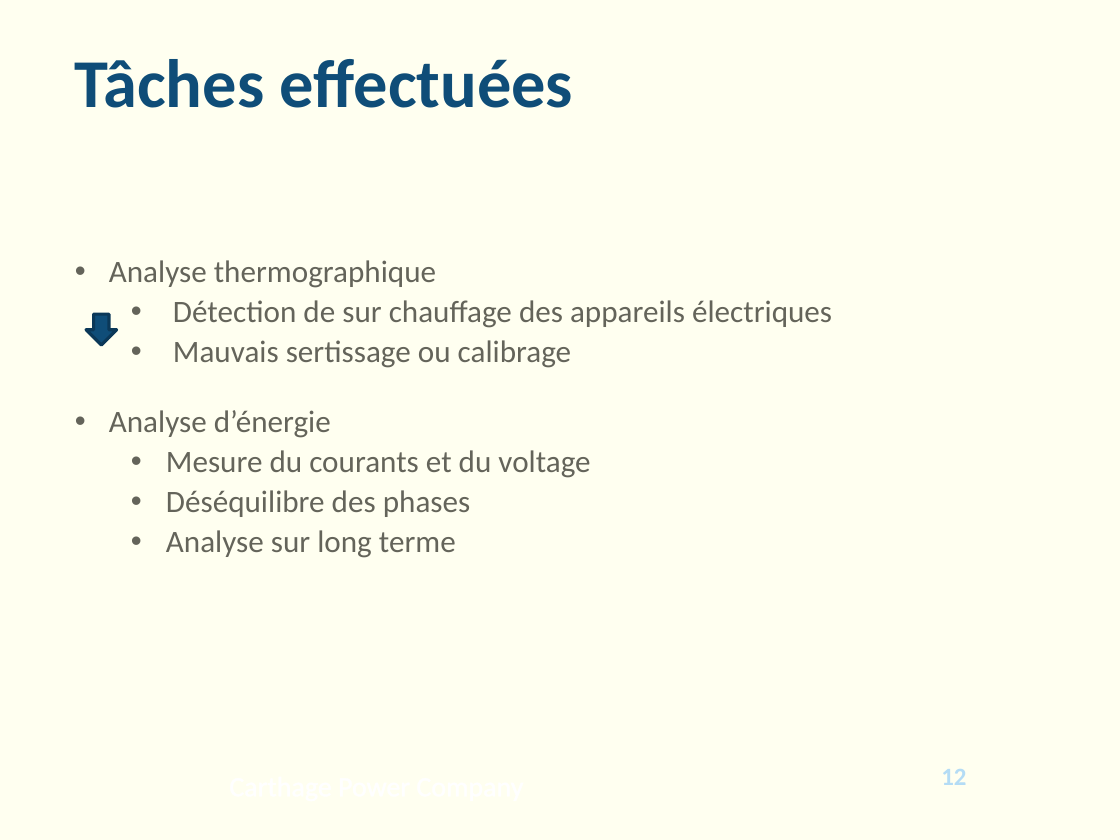
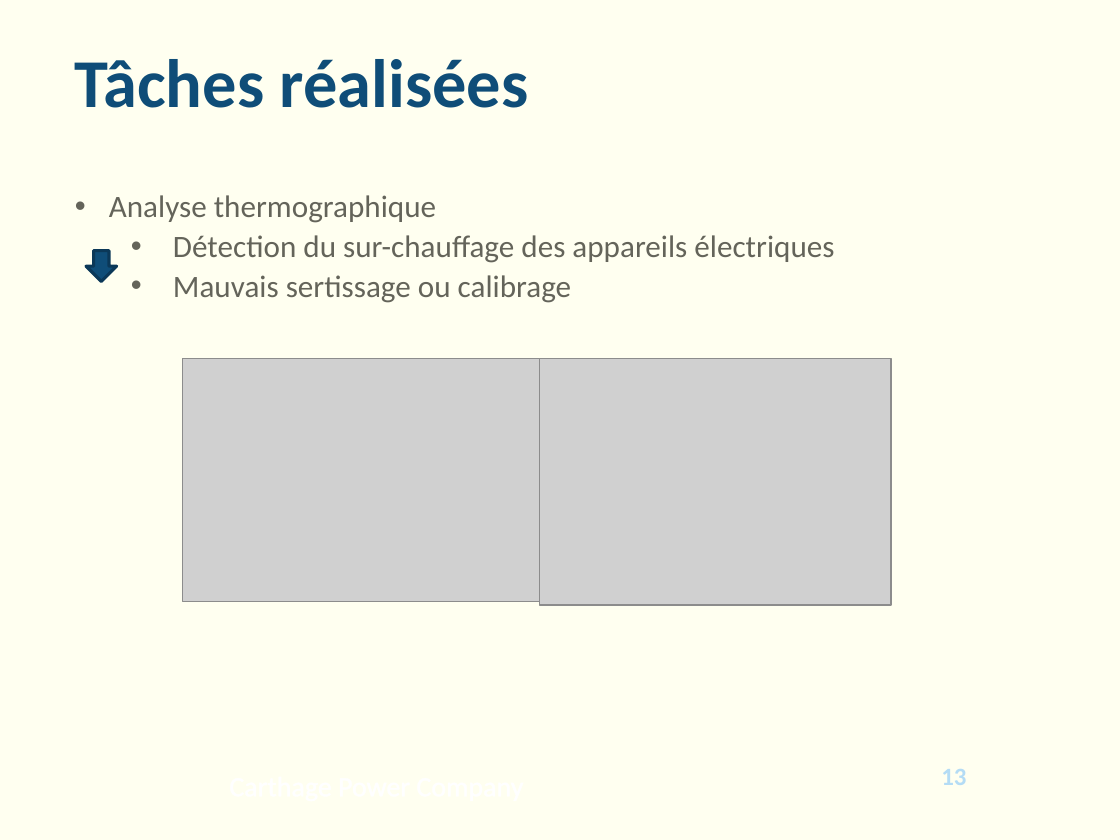
Before and after one commit to Raiton/Soutenance, a slide deck: slide 13 of blue_moving_lights.pptx (slide 12 before the commit). Drawn at 1120x840 pixels with LibreOffice and Linux fonts; fonts in the diff are those of the drawing; grey boxes stand for pictures; background and template pictures are left out. Boxes give left, top, right and bottom in pixels: in the first picture for what was removed or moved away, otherwise in the second. Text is boxed around its words. In the diff, an @@ line names an element or a change of style, - is before the commit and + after.

```diff
--- a/blue_moving_lights.pptx
+++ b/blue_moving_lights.pptx
@@ title at (75, 59, 529, 108): text changed @@
-Tâches effectuées
+Tâches réalisées
@@ text "Analyse thermographique" at (109, 195, 834, 303): vertical alignment middle to top @@
@@ text at (173, 235, 834, 263): text changed @@
-  • Détection de sur chauffage des appareils électriques
+  • Détection du sur-chauffage des appareils électriques
@@ down arrow: place and size @@
-down arrow at (86, 315, 116, 346)
+down arrow at (86, 251, 116, 282)
@@ picture added at (183, 358, 540, 601) @@
@@ picture added at (540, 358, 892, 605) @@
@@ text at (109, 410, 590, 558): paragraphs removed @@
-• Analyse d’énergie
-  • Mesure du courants et du voltage
-  • Déséquilibre des phases
-  • Analyse sur long terme
@@ page number at (941, 769, 966, 785): text changed @@
-12
+13
```
Also in this commit, not shown: 11 other slides changed, 3 slides added.
